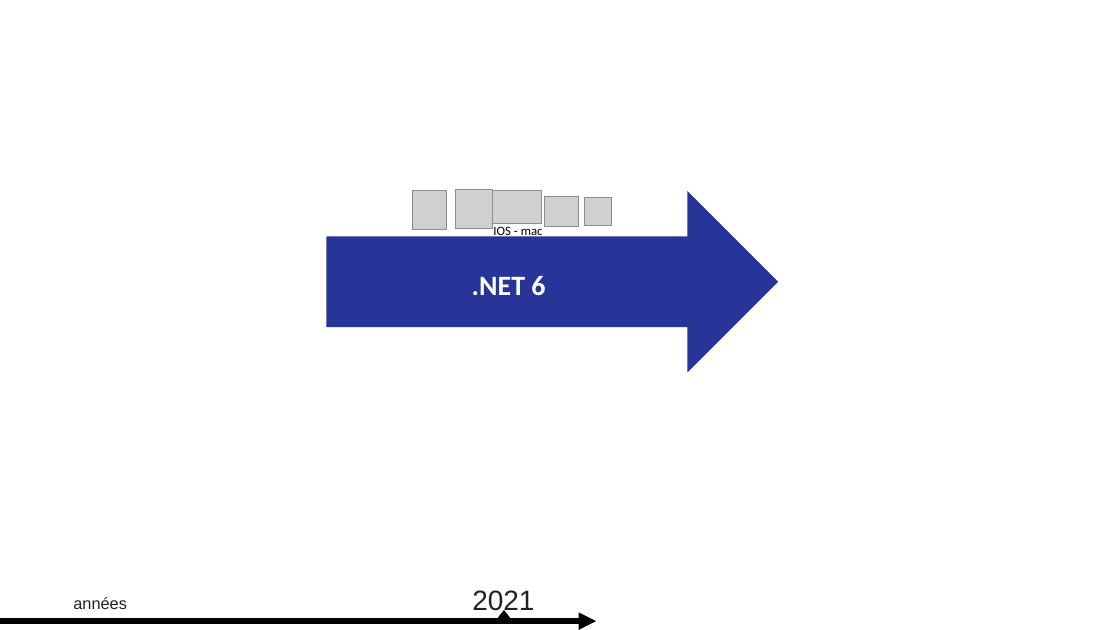
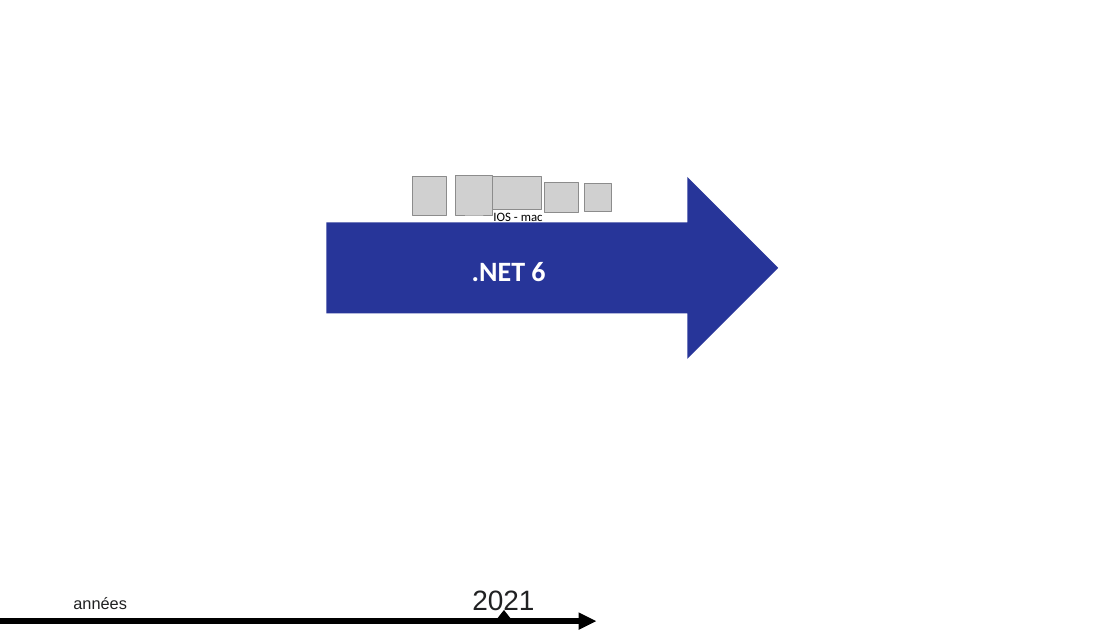
Before and after one commit to guillaume-chervet/course.dotnet, a slide deck: slide 12 of documentations/Dotnet vs dotnet core.pptx. Drawn at 1120x630 pixels with LibreOffice and Linux fonts; fonts in the diff are those of the drawing; grey boxes stand for pictures. Boxes give left, top, right and bottom in pixels: in the first picture for what was removed or moved away, otherwise in the second. Text is boxed around its words. In the diff, an @@ line names an element or a change of style, - is before the commit and + after.

```diff
--- a/documentations/Dotnet vs dotnet core.pptx
+++ b/documentations/Dotnet vs dotnet core.pptx
@@ 5 pictures, 2 texts, 1 right arrow: place and size @@
-5 pictures, 2 texts, 1 right arrow at (327,190,779,372)
+5 pictures, 2 texts, 1 right arrow at (327,176,779,359)
```
Also in this commit, not shown: 1 other slide changed, 3 other files.
